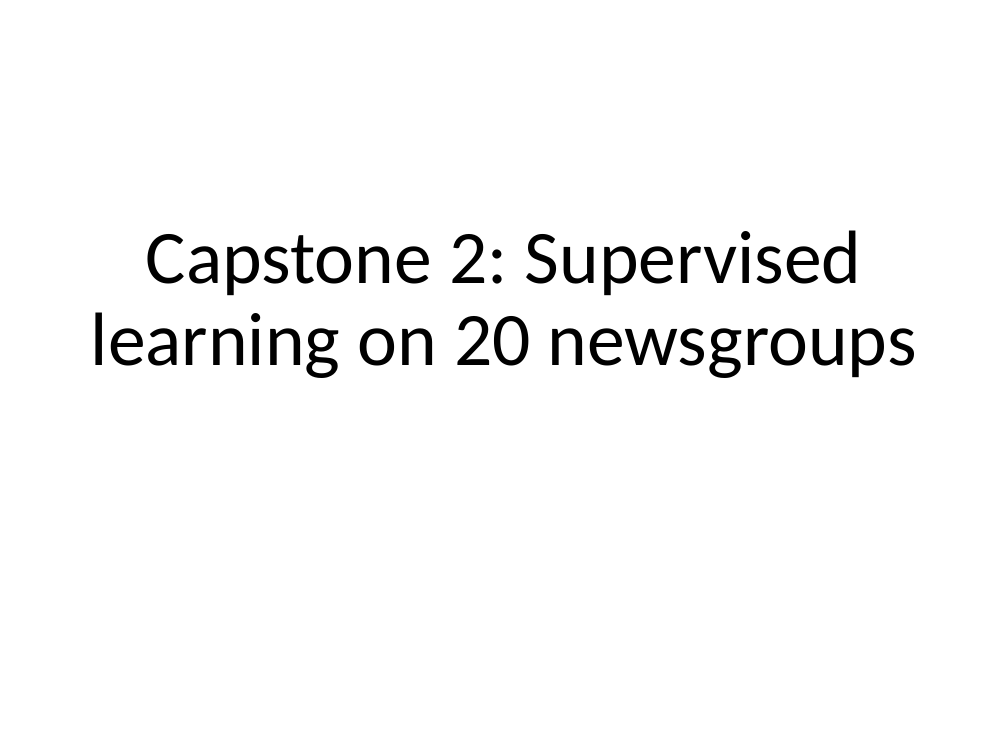
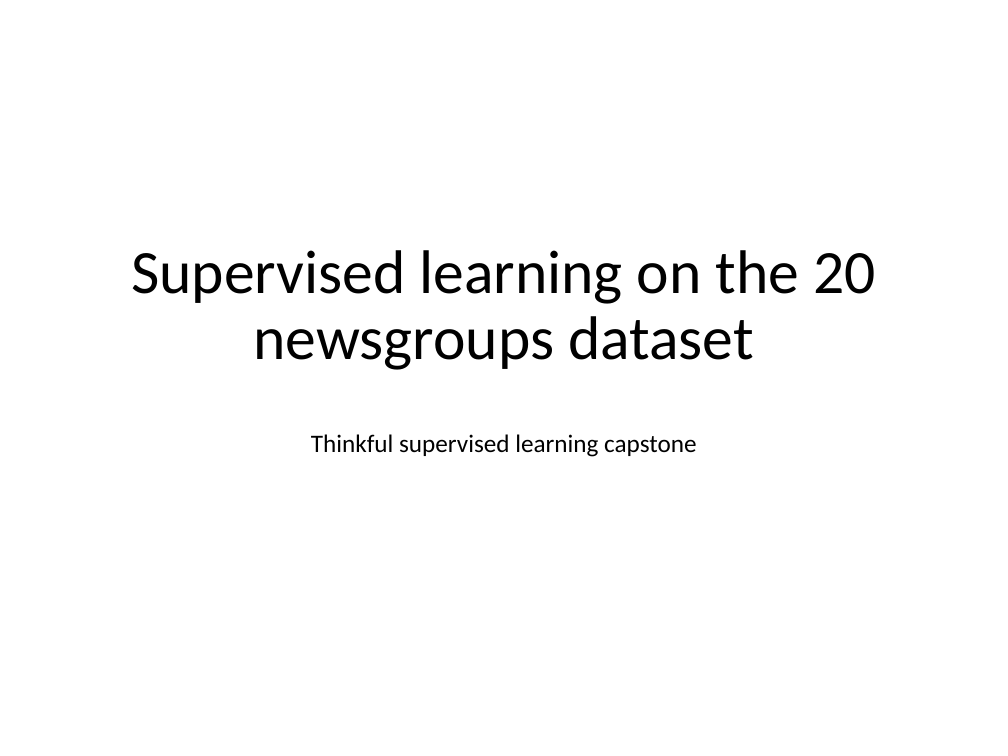
Before and after one commit to MartinOdendaal/Thinkful_Capstone_Supervised, a slide deck: slide 1 of Capstone 2.pptx. Drawn at 1008x756 pixels with LibreOffice and Linux fonts; fonts in the diff are those of the drawing. Boxes give left, top, right and bottom in pixels: in the first picture for what was removed or moved away, otherwise in the second. Text is boxed around its words. In the diff, an @@ line names an element or a change of style, - is before the commit and + after.

```diff
--- a/Capstone 2.pptx
+++ b/Capstone 2.pptx
@@ title at [131,250,875,370]: text changed; size 54 to 44 pt @@
-Capstone 2: Supervised learning on 20 newsgroups
+Supervised learning on the 20 newsgroups dataset
@@ text added at [311,434,696,457], 18 pt, text #000000 @@
+Thinkful supervised learning capstone
```
Also in this commit, not shown: 9 other slides changed, 2 slides added.
